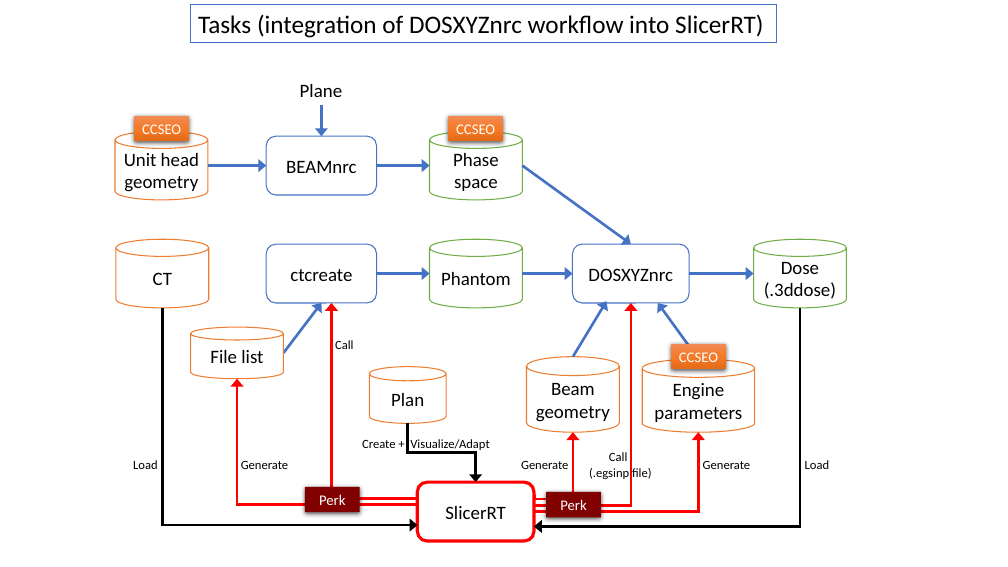
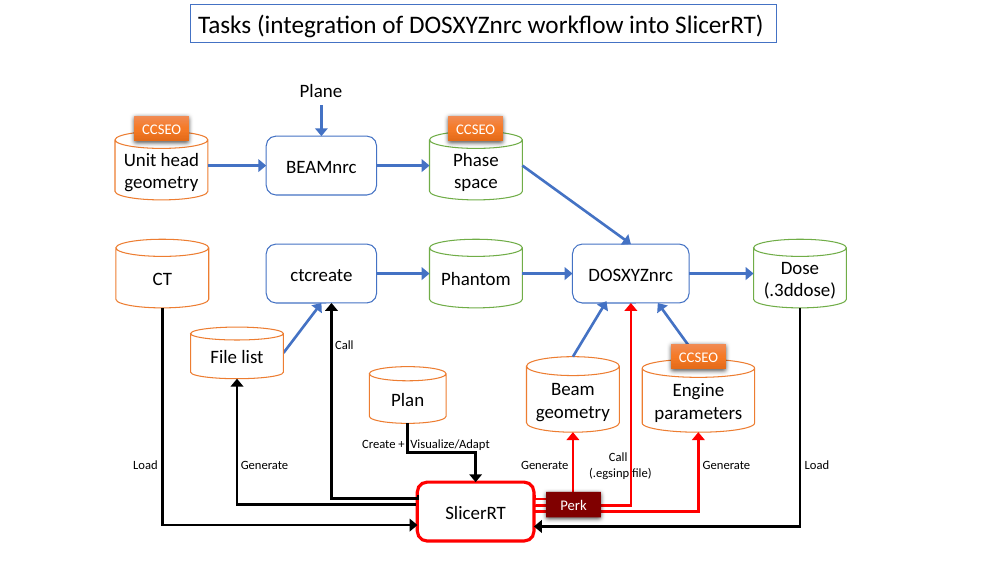
Before and after one commit to SlicerRt/SlicerRtDoc, a slide deck: slide 1 of technical/OrthovoltageRT_DataFlowDiagram.pptx. Drawn at 1008x567 pixels with LibreOffice and Linux fonts; fonts in the diff are those of the drawing. Boxes give left, top, right and bottom in pixels: in the first picture for what was removed or moved away, otherwise in the second. Text is boxed around its words. In the diff, an @@ line names an element or a change of style, - is before the commit and + after.

Commit message:
ENH: Updated orthovoltage data flow diagram (marked the components that are ready)

```diff
--- a/technical/OrthovoltageRT_DataFlowDiagram.pptx
+++ b/technical/OrthovoltageRT_DataFlowDiagram.pptx
@@ elbow arrow (418, 495) - (331, 303): stroke #FF0000 2.5 pt to #000000 2.5 pt @@
@@ elbow arrow (416, 505) - (237, 379): stroke #FF0000 2.5 pt to #000000 2.5 pt @@
@@ rectangle removed at (305,487,359,513) @@
-Perk
```
